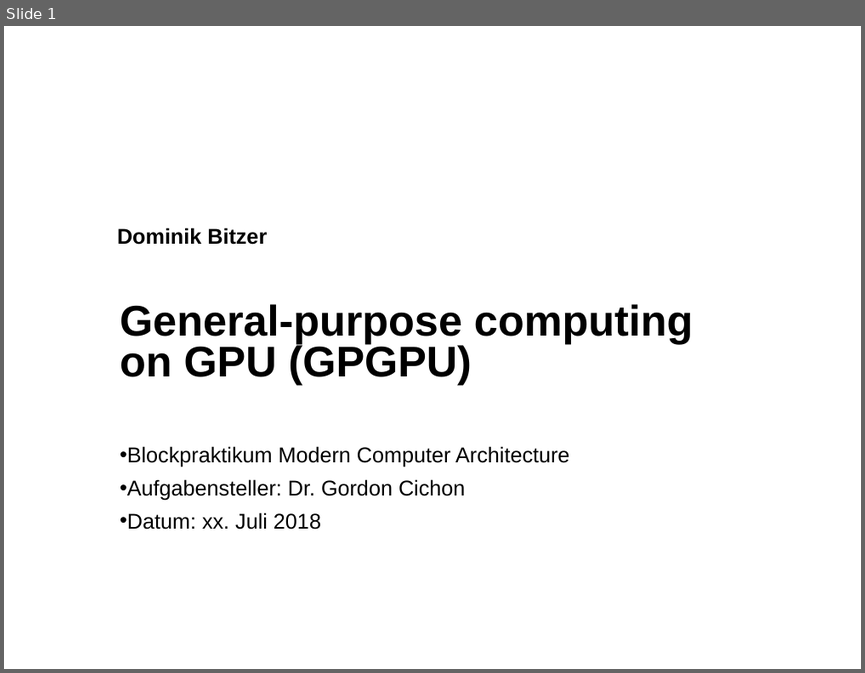
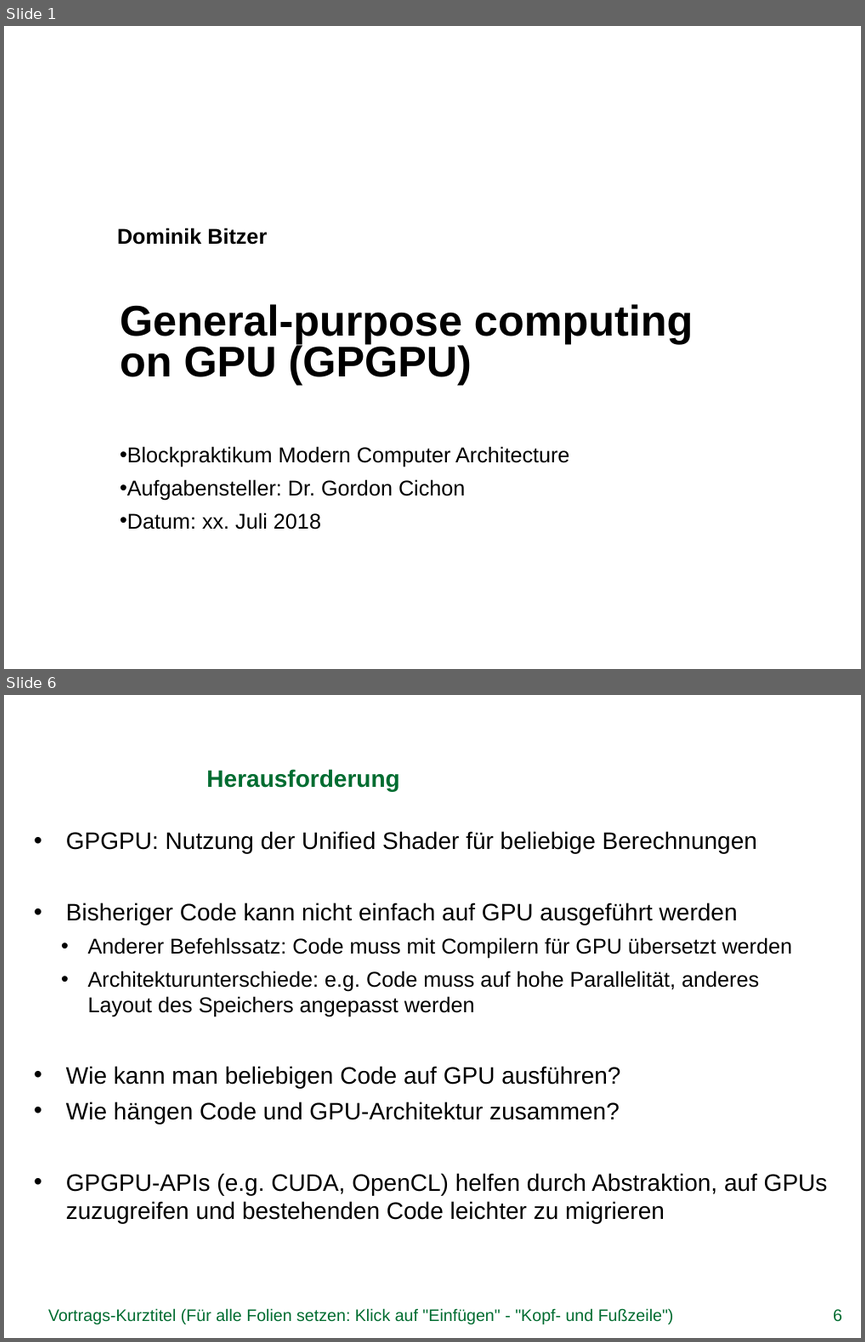
Before and after one commit to DominikBitzer/cuda_project, a slide deck: CUDA_presentation.pptx. Shown one above the other, each under a label of ours: slide 1 before the commit, slides 1 and 6 after it; the slides between them are not shown. The pictures are 865x673 and 865x1342 pixels, drawn with LibreOffice and Linux fonts; fonts in the diff are those of the drawing; background and template pictures are left out. Boxes give left, top, right and bottom in pixels: in the first picture for what was removed or moved away, otherwise in the second. Text is boxed around its words. In the diff, an @@ line names an element or a change of style, - is before the commit and + after.

```diff
--- a/CUDA_presentation.pptx
+++ b/CUDA_presentation.pptx
@@ slide 6 added at (4, 695, 861, 1338), background picture (left out) @@
@@ title added at (206, 769, 399, 791), 20 pt, text #006C30, bold @@
+Herausforderung
@@ text added at (66, 831, 828, 1224), 20 pt, text #000000 @@
+• GPGPU: Nutzung der Unified Shader für beliebige Berechnungen
+• Bisheriger Code kann nicht einfach auf GPU ausgeführt werden
+  • Anderer Befehlssatz: Code muss mit Compilern für GPU übersetzt werden
+  • Architekturunterschiede: e.g. Code muss auf hohe Parallelität, anderes Layout des Speichers angepasst werden
+• Wie kann man beliebigen Code auf GPU ausführen?
+• Wie hängen Code und GPU-Architektur zusammen?
+• GPGPU-APIs (e.g. CUDA, OpenCL) helfen durch Abstraktion, auf GPUs zuzugreifen und bestehenden Code leichter zu migrieren
@@ text added at (48, 1308, 674, 1324), 14 pt, text #006C30 @@
+Vortrags-Kurztitel (Für alle Folien setzen: Klick auf "Einfügen" - "Kopf- und Fußzeile")
@@ page number added at (833, 1309, 842, 1321), 14 pt, text #006C30 @@
+6
```
Also in this commit, not shown: 3 slides changed, 3 other slides added.
